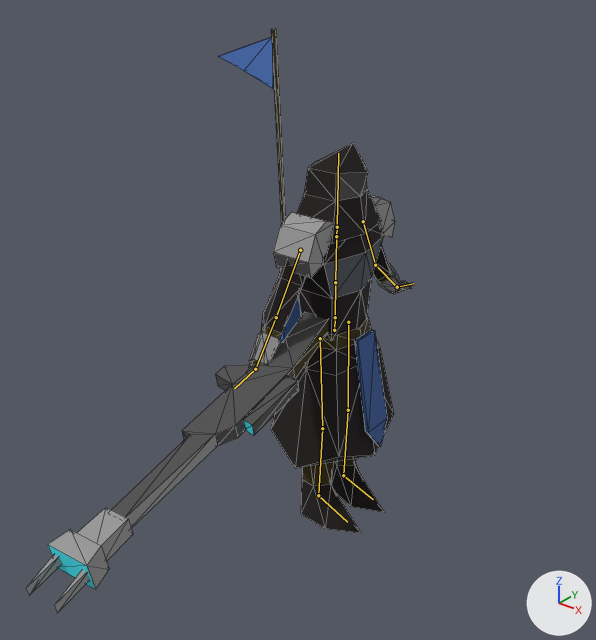
Renders of the Blender file art/models/units/fedaykin.fremen.blend from each side of a commit.
Rendered twice from a 50 mm camera at (0.861, -1.193, 1.158) aimed at (0.09, -0.23, 0.561). The lights are fixed; the arrows at lower right show +X, +Y and +Z. The older version comes first. The bones that bend it are drawn over the model as lines. Mesh edges are drawn as thin lines.

The first picture shows 'armor1', 'armor2', 'body', 'weapons0', 'weapons1', 'weapons2'.
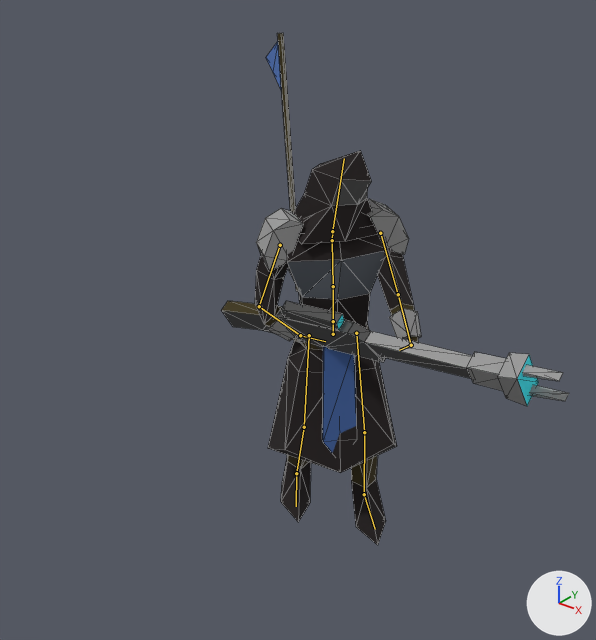
The newer file adds an action. The first version stands in its rest pose; the second is drawn at frame 2 of the action 'shoot'.

Boxes [x1, y1, x2, y2] around the edits, measured in the pictures (596 x 640 px):
'body', posed: before [249, 143, 411, 533]; after [255, 150, 418, 545]
'weapons0', posed (13% wider, 64% shorter): before [77, 312, 328, 561]; after [221, 301, 506, 391]
'armor1', posed (7% wider, 15% shorter): before [249, 196, 403, 364]; after [256, 199, 421, 341]
'weapons2', posed (58% shorter): before [26, 375, 299, 613]; after [281, 301, 569, 401]
'armor2', posed: before [218, 29, 286, 224]; after [266, 33, 298, 291]
'weapons1', posed (32% narrower, 10% shorter): before [48, 530, 109, 589]; after [498, 353, 539, 406]
bone 'hips', root to tip: before (334, 330) to (335, 317); after (333, 334) to (333, 321)
bone 'spine', root to tip: before (335, 317) to (335, 282); after (333, 321) to (333, 286)
bone 'chest', root to tip: before (335, 282) to (336, 236); after (333, 286) to (332, 240)
bone 'neck', root to tip: before (336, 236) to (337, 227); after (332, 240) to (332, 231)
bone 'head', root to tip: before (337, 227) to (338, 153); after (332, 231) to (344, 158)
bone 'upper_arm.L', root to tip: before (363, 221) to (375, 265); after (380, 233) to (398, 294)
bone 'forearm.L', root to tip: before (375, 265) to (397, 287); after (398, 294) to (411, 345)
bone 'hand.L', root to tip: before (397, 287) to (413, 283); after (411, 345) to (399, 350)
bone 'upper_arm.R', root to tip: before (300, 250) to (276, 317); after (280, 245) to (259, 306)
bone 'forearm.R', root to tip: before (276, 317) to (255, 369); after (259, 306) to (300, 335)
bone 'hand.R', root to tip: before (255, 369) to (234, 388); after (300, 335) to (325, 341)
bone 'thigh.L', root to tip: before (348, 322) to (348, 410); after (356, 333) to (364, 432)
bone 'shin.L', root to tip: before (348, 410) to (343, 475); after (364, 432) to (364, 494)
bone 'foot.L', root to tip: before (343, 475) to (373, 499); after (364, 494) to (375, 529)
bone 'thigh.R', root to tip: before (320, 338) to (322, 428); after (309, 335) to (304, 427)
bone 'shin.R', root to tip: before (322, 428) to (318, 495); after (304, 427) to (296, 473)
bone 'foot.R', root to tip: before (318, 495) to (347, 522); after (296, 473) to (296, 506)

The change in detail:
Bone 'hips' (bone_hips) moves from (0.0, 0.0, 0.0) to (-0.004, -0.01, 0.0).
Bone 'hips' (bone_hips) turns from (0, 0, 0) to (0, -45, 0) degrees about its own x, y and z.
Bone 'spine' (bone_spine) turns from (0, 0, 0) to (1, 0, 0) degrees about its own x, y and z.
Bone 'chest' (bone_chest) turns from (0, 0, 0) to (1, 7, 2) degrees about its own x, y and z.
Bone 'neck' (bone_neck) turns from (0, 0, 0) to (-5, 17, -5) degrees about its own x, y and z.
Bone 'head' (bone_head) turns from (0, 0, 0) to (-4, 20, -3) degrees about its own x, y and z.
Bone 'upper_arm.L' (bone_upper_arm_l) turns from (0, 0, 0) to (-20, -9, -46) degrees about its own x, y and z.
Bone 'forearm.L' (bone_forearm_l) turns from (0, 0, 0) to (-18, 1, 4) degrees about its own x, y and z.
Bone 'hand.L' (bone_hand_l) turns from (0, 0, 0) to (-33, -25, -72) degrees about its own x, y and z.
Bone 'upper_arm.R' (bone_upper_arm_r) turns from (0, 0, 0) to (8, -1, -2) degrees about its own x, y and z.
Bone 'forearm.R' (bone_forearm_r) turns from (0, 0, 0) to (84, -7, 5) degrees about its own x, y and z.
Bone 'hand.R' (bone_hand_r) turns from (0, 0, 0) to (70, 10, -8) degrees about its own x, y and z.
Bone 'thigh.L' (bone_thigh_l) turns from (0, 0, 0) to (4, 1, -16) degrees about its own x, y and z.
Bone 'shin.L' (bone_shin_l) turns from (0, 0, 0) to (1, 0, 21) degrees about its own x, y and z.
Bone 'foot.L' (bone_foot_l) turns from (0, 0, 0) to (5, 0, 1) degrees about its own x, y and z.
Bone 'thigh.R' (bone_thigh_r) turns from (0, 0, 0) to (-4, 0, -3) degrees about its own x, y and z.
Bone 'shin.R' (bone_shin_r) turns from (0, 0, 0) to (1, 0, 21) degrees about its own x, y and z.
Bone 'foot.R' (bone_foot_r) turns from (0, 0, 0) to (16, 1, -10) degrees about its own x, y and z.
